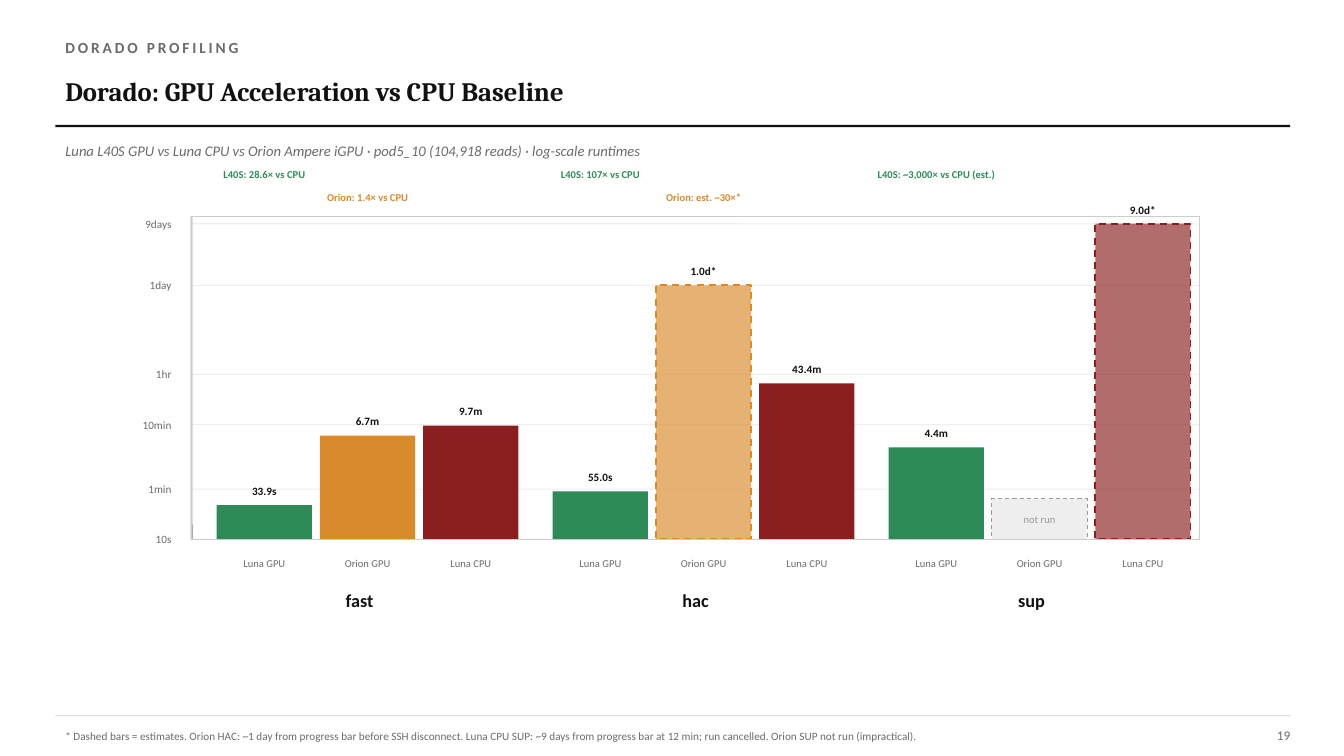
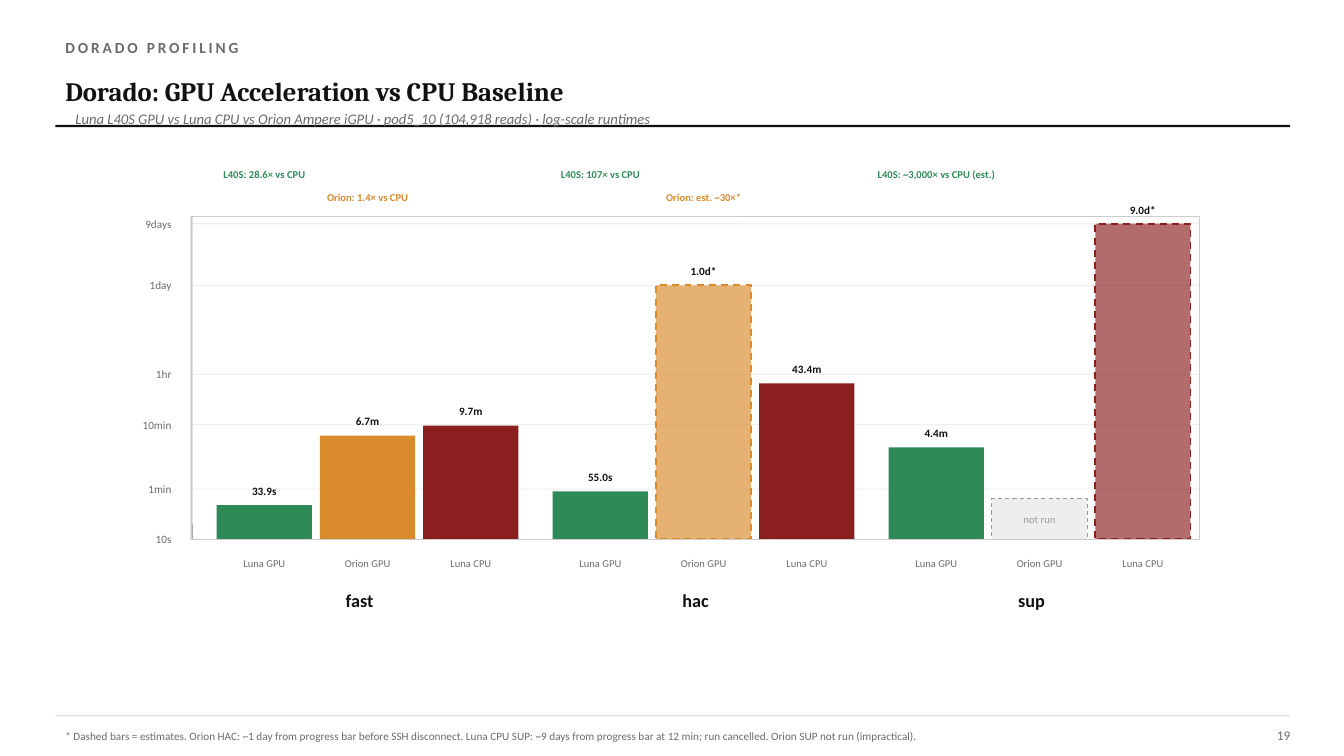
Before and after one commit to KathpaliaChirag/Nanopore-project, a slide deck: slide 20 of dorado-kraken-research/presentations/june.pptx. Drawn at 1344x756 pixels with LibreOffice and Linux fonts; fonts in the diff are those of the drawing. Boxes give left, top, right and bottom in pixels: in the first picture for what was removed or moved away, otherwise in the second. Text is boxed around its words. In the diff, an @@ line names an element or a change of style, - is before the commit and + after.

```diff
--- a/dorado-kraken-research/presentations/june.pptx
+++ b/dorado-kraken-research/presentations/june.pptx
@@ text "Luna L40S GPU vs Luna ..." moved from (x1=65, y1=145, x2=640, y2=159) to (x1=75, y1=113, x2=650, y2=127) @@
```
Also in this commit, not shown: 13 other slides changed, 6 other files.
